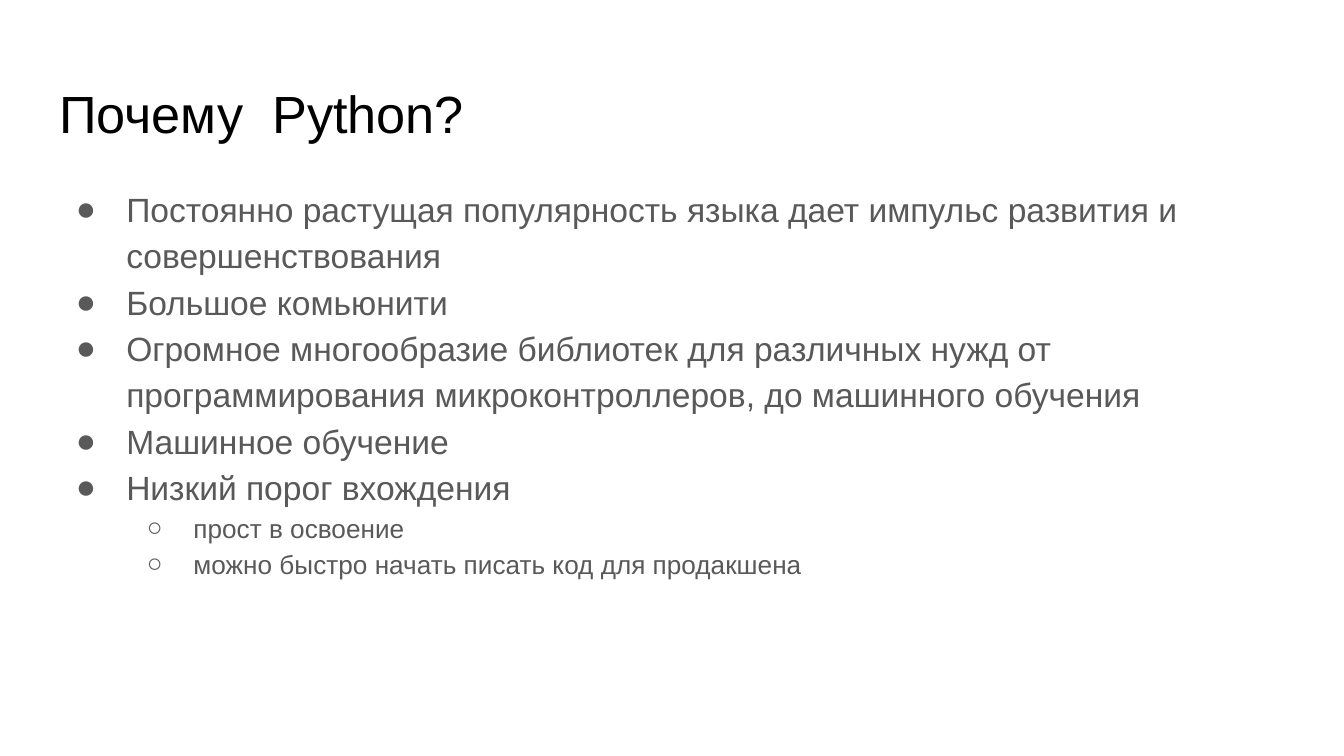
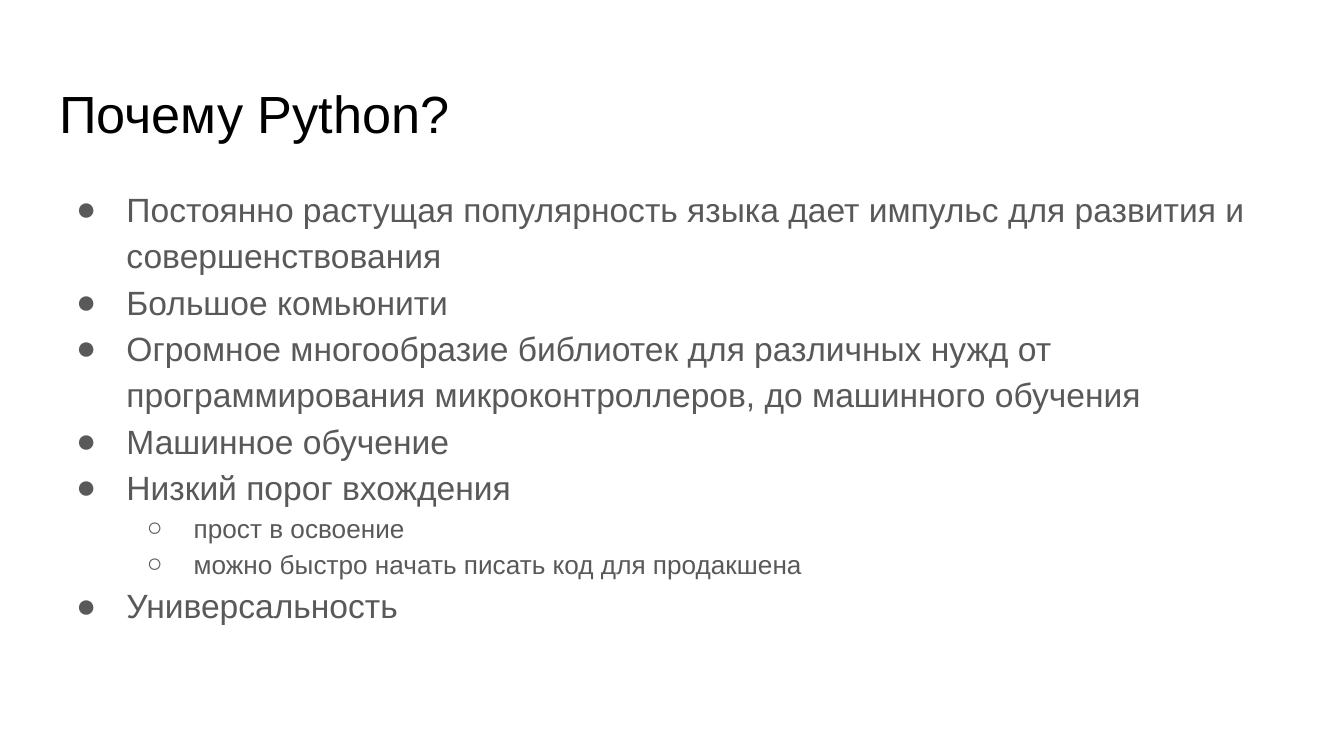
Before and after one commit to skhayrulin/python_course, a slide deck: slide 20 of lecture/Lecture1.pptx (slide 11 before the commit). Drawn at 1344x756 pixels with LibreOffice and Linux fonts; fonts in the diff are those of the drawing. Boxes give left, top, right and bottom in pixels: in the first picture for what was removed or moved away, otherwise in the second. Text is boxed around its words. In the diff, an @@ line names an element or a change of style, - is before the commit and + after.

```diff
--- a/lecture/Lecture1.pptx
+++ b/lecture/Lecture1.pptx
@@ title "Почему Python?" rewrapped from bbox=[59, 95, 464, 143] to bbox=[59, 95, 450, 143] @@
@@ text at bbox=[126, 199, 1244, 274]: text changed @@
-● Постоянно растущая популярность языка дает импульс развития и совершенствования
+● Постоянно растущая популярность языка дает импульс для развития и совершенствования
@@ text at bbox=[126, 292, 1141, 506]: indent changed @@
@@ text at bbox=[126, 595, 397, 625]: paragraph added @@
+● Универсальность
```
Also in this commit, not shown: 9 other slides changed, 22 slides added, 3 slides removed, 1 other file.
